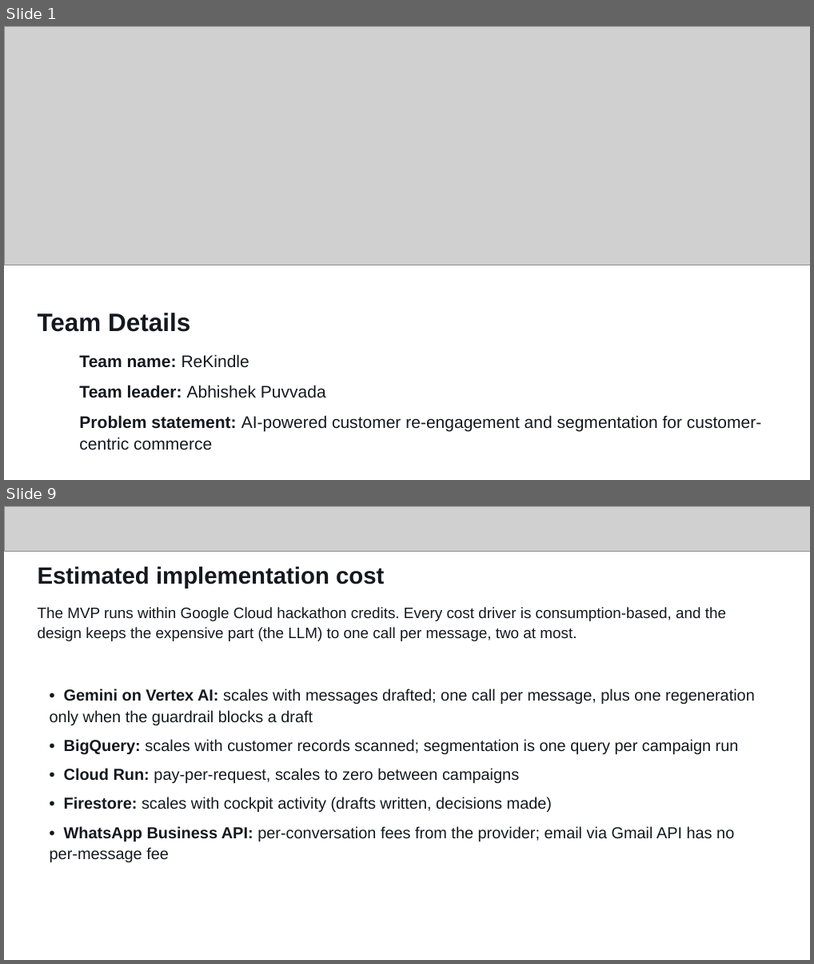
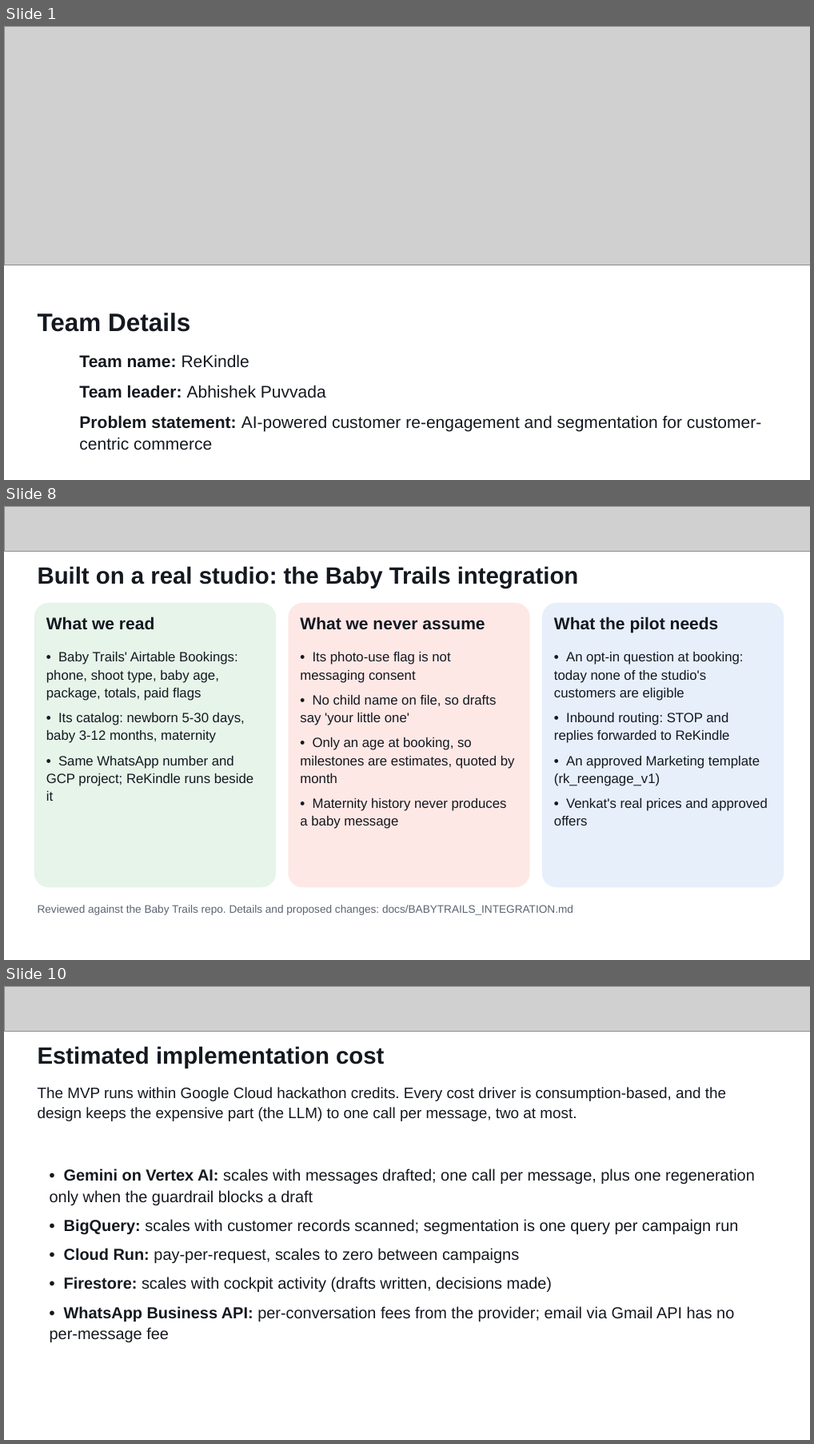
Before and after one commit to JayMandava/rekindle, a slide deck: docs/deck/ReKindle_AI_Builder_Cup.pptx. Shown one above the other, each under a label of ours: slides 1 and 9 before the commit, slides 1, 8 and 10 after it; the slides between them are not shown. The pictures are 814x964 and 814x1444 pixels, drawn with LibreOffice and Linux fonts; fonts in the diff are those of the drawing; grey boxes stand for pictures. Boxes give left, top, right and bottom in pixels: in the first picture for what was removed or moved away, otherwise in the second. Text is boxed around its words. In the diff, an @@ line names an element or a change of style, - is before the commit and + after.

```diff
--- a/docs/deck/ReKindle_AI_Builder_Cup.pptx
+++ b/docs/deck/ReKindle_AI_Builder_Cup.pptx
@@ slide 8 added at [4, 506, 810, 960], background #FFFFFF @@
@@ picture added at [4, 506, 810, 551] @@
@@ text added at [38, 566, 579, 588], 28 pt, text #14181F, bold @@
+Built on a real studio: the Baby Trails integration
@@ rounded rectangle added at [34, 603, 276, 887], fill #E6F4EA @@
@@ text added at [46, 616, 154, 629], 20 pt, text #14181F, bold @@
+What we read
@@ rounded rectangle added at [288, 603, 530, 887], fill #FDE8E6 @@
@@ text added at [300, 616, 485, 630], 20 pt, text #14181F, bold @@
+What we never assume
@@ rounded rectangle added at [542, 603, 784, 887], fill #E7EFFB @@
@@ text added at [554, 616, 719, 632], 20 pt, text #14181F, bold @@
+What the pilot needs
@@ text added at [46, 652, 254, 800], 16 pt, text #14181F @@
+• Baby Trails' Airtable Bookings: phone, shoot type, baby age, package, totals, paid flags
+• Its catalog: newborn 5-30 days, baby 3-12 months, maternity
+• Same WhatsApp number and GCP project; ReKindle runs beside it
@@ text added at [300, 652, 515, 828], 16 pt, text #14181F @@
+• Its photo-use flag is not messaging consent
+• No child name on file, so drafts say 'your little one'
+• Only an age at booking, so milestones are estimates, quoted by month
+• Maternity history never produces a baby message
@@ text added at [554, 652, 768, 825], 16 pt, text #14181F @@
+• An opt-in question at booking: today none of the studio's customers are eligible
+• Inbound routing: STOP and replies forwarded to ReKindle
+• An approved Marketing template (rk_reengage_v1)
+• Venkat's real prices and approved offers
@@ text added at [38, 904, 574, 915], 13 pt, text #5B6472 @@
+Reviewed against the Baby Trails repo. Details and proposed changes: docs/BABYTRAILS_INTEGRATION.md
@@ what was slide 9 is now slide 10 @@
```
Also in this commit, not shown: 6 slides changed, 37 other files.
